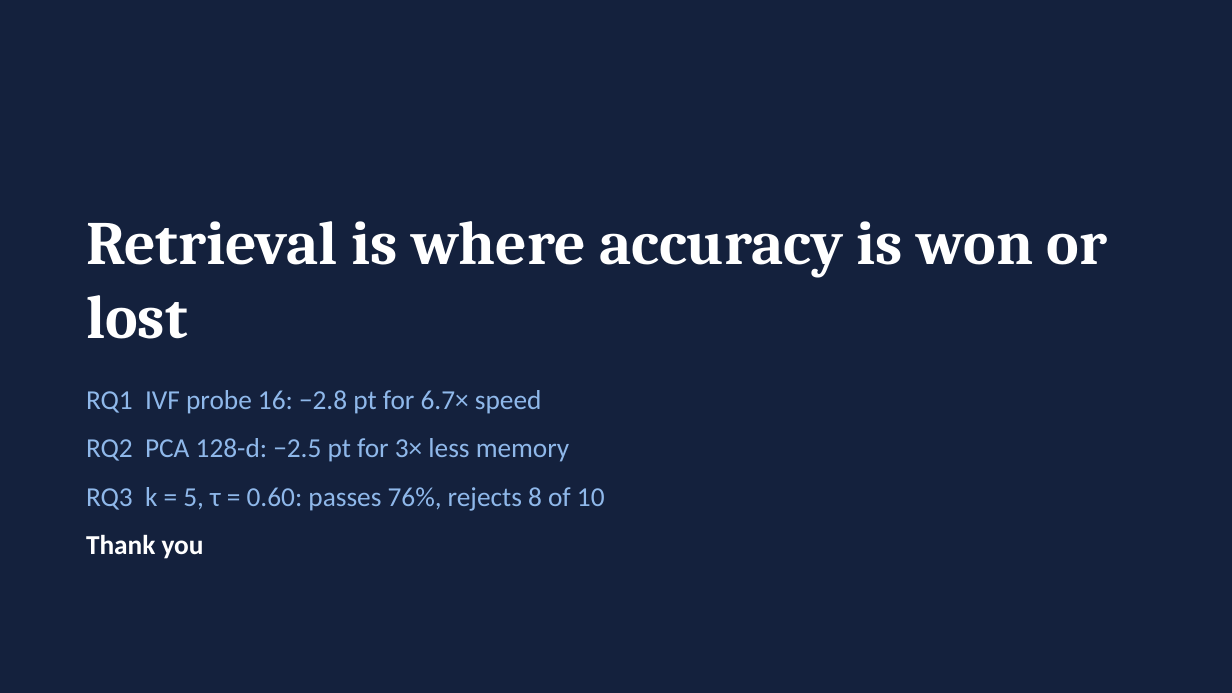
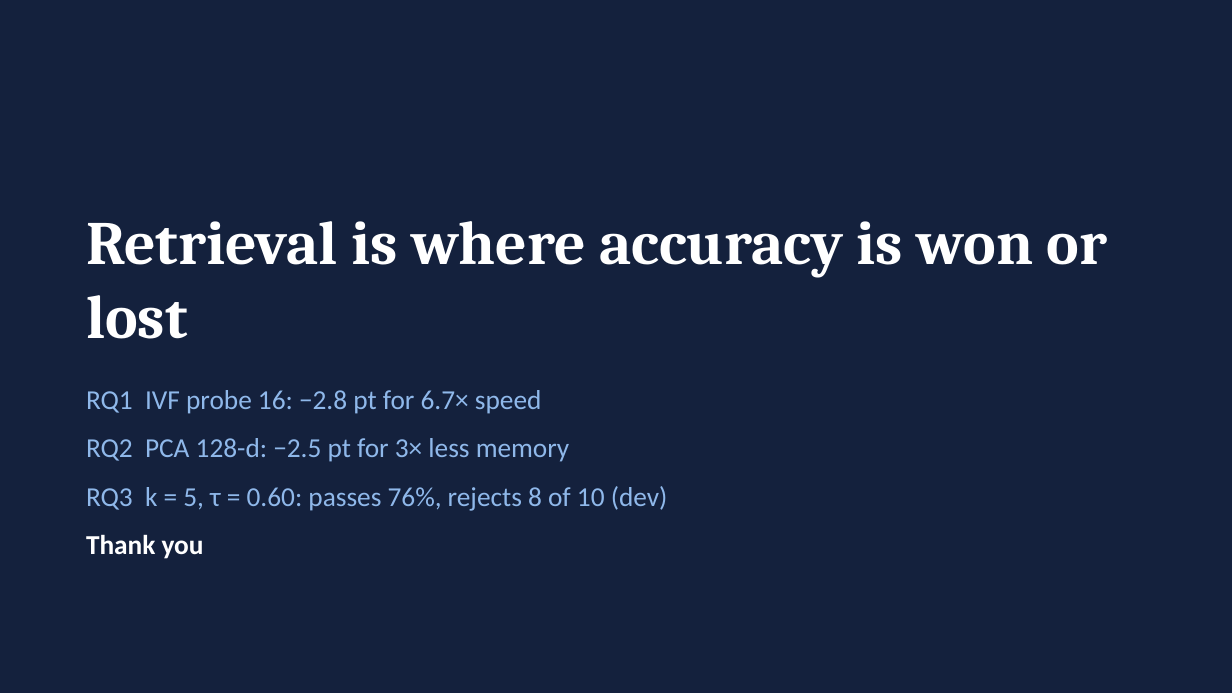
Before and after one commit to fafacannon5/FinSight-AI, a slide deck: slide 13 of report/FinSight-AI_slides.pptx. Drawn at 1232x693 pixels with LibreOffice and Linux fonts; fonts in the diff are those of the drawing. Boxes give left, top, right and bottom in pixels: in the first picture for what was removed or moved away, otherwise in the second. Text is boxed around its words. In the diff, an @@ line names an element or a change of style, - is before the commit and + after.

```diff
--- a/report/FinSight-AI_slides.pptx
+++ b/report/FinSight-AI_slides.pptx
@@ text at (86, 486, 668, 511): text changed @@
-RQ3 k = 5, τ = 0.60: passes 76%, rejects 8 of 10
+RQ3 k = 5, τ = 0.60: passes 76%, rejects 8 of 10 (dev)
```
Also in this commit, not shown: 4 other slides changed, 7 other files.
